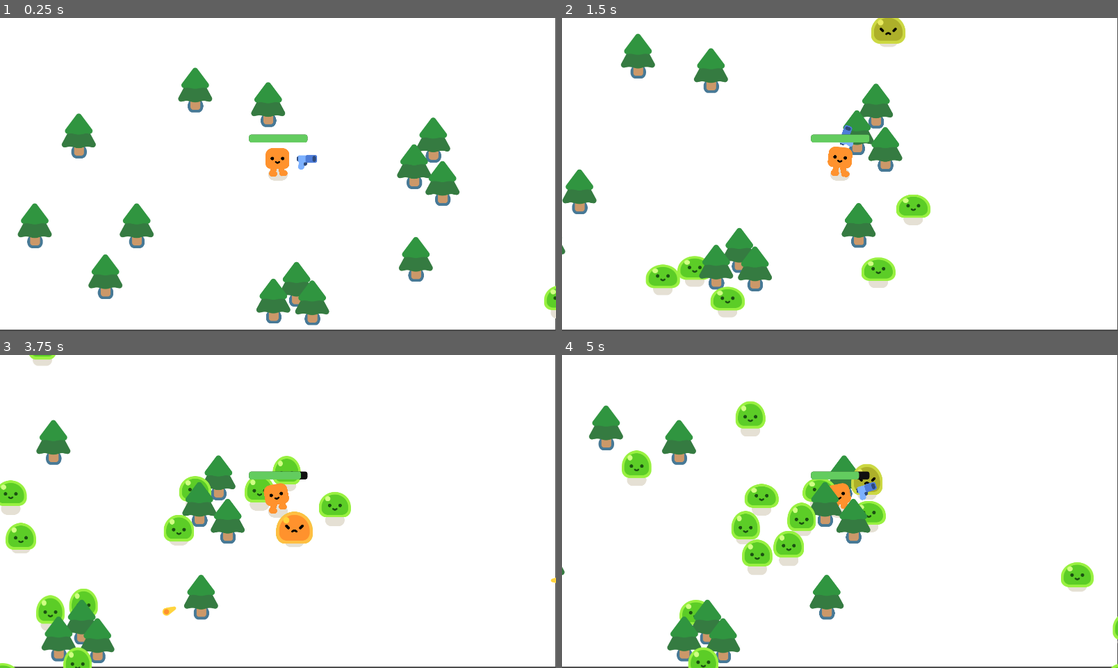
Above: before the commit, frames 1-4 (two rows, left to right).
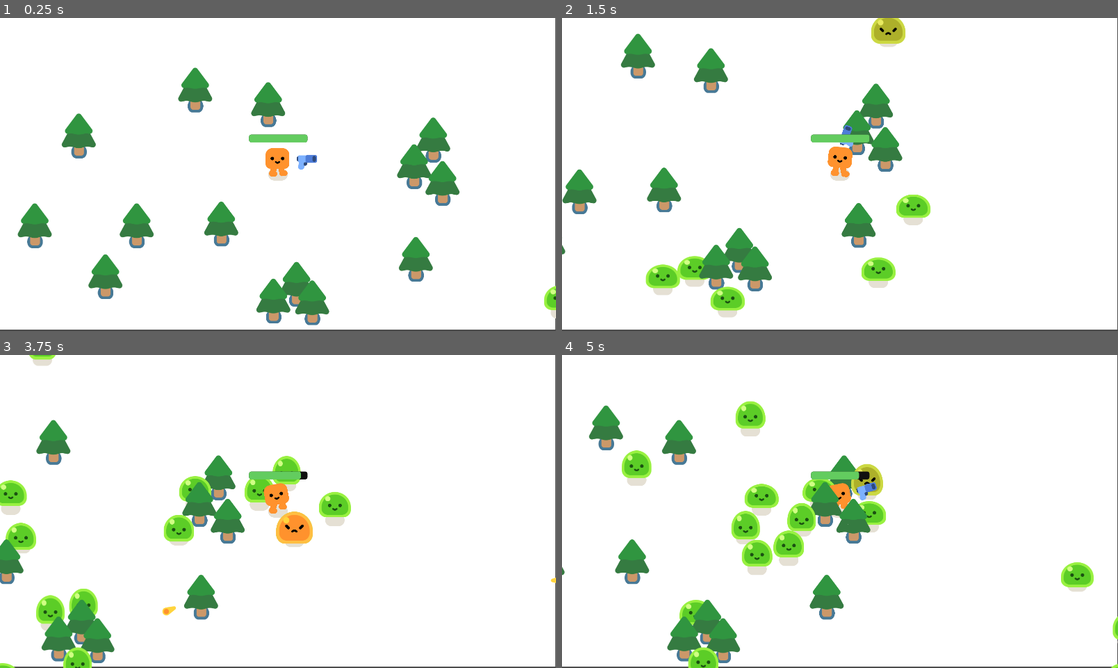
Above: after the commit, the same moments.

Repository: mieutwo/2d-project-start
Game: Godot game, scene res://survivors_game.tscn
The game is run twice, just before and just after one commit, with the same random seed, the same clock (stepped at 60 frames per second) and the same inputs.
Inputs:
- Up to frame 1 (0.25 s): no input
- Up to frame 2 (1.5 s): hold D (move_right) 0.53-1.28 s; hold S (move_down) from 1.28 s (still down)
- Up to frame 3 (3.75 s): release S (move_down) at 2.03 s; hold D (move_right) 2.03-2.78 s; hold W (move_up) 2.78-3.53 s; hold A (move_left) from 3.53 s (still down)
- Up to frame 4 (5 s): keep holding A (move_left)

The runs differ from the first frame. In frame 1, 0.5% of the frame differs, in the area x 36-43%, y 58-74%; in frame 2, 0.5%; in frame 3, 0.4%; in frame 4, 0.7%, in the area x 9-59%, y 34-74%.

Commit message:
added tree
game

Diff:
--- a/survivors_game.tscn
+++ b/survivors_game.tscn
@@ -105,5 +105,8 @@
 theme_override_font_sizes/font_size = 166
 text = "Game Over"
 
+[node name="PineTree14" parent="." instance=ExtResource("2_svs6d")]
+position = Vector2(840, 615)
+
 [connection signal="health_depleted" from="Player" to="." method="_on_player_health_depleted"]
 [connection signal="timeout" from="Timer" to="." method="_on_timer_timeout"]
